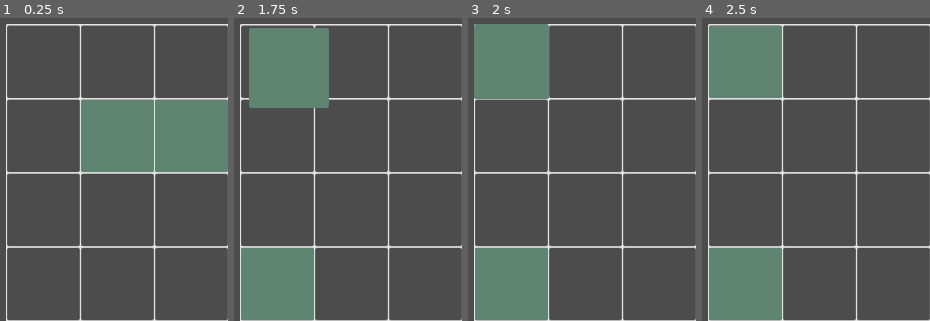
Above: before the commit, frames 1-4 (left to right).
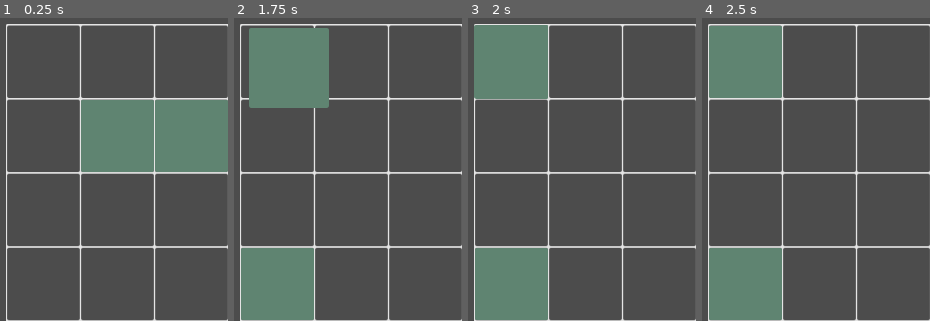
Above: after the commit, the same moments.

Repository: ax9880/genso-battle
Game: Godot game, scene res://Main.tscn
Two runs of this game, one before a commit and one after it. Both use one fixed random seed, a clock stepped at 60 frames per second and the inputs below.
Inputs (mouse positions are % of the whole screen's width and height, from its top left):
- Up to frame 1 (0.25 s): no input
- Up to frame 2 (1.75 s): tap Enter at 0.5 s; drag from (26, 19) to (10, 44) at 0.52 s; drag from (42, 19) to (10, 7) at 1.27 s
- Up to frame 3 (2 s): no input
- Up to frame 4 (2.5 s): move the mouse to (62, 9) at 2.02 s; click (62, 9) at 2.17 s
The pictures show only the part of the screen within x 0-50%, y 0-50%; the shares and areas given below are measured in that part.

Frames 1-2 are identical in both runs. In frame 3, 0.2% of the frame differs, in the area x 2-36%, y 1-27%; in frame 4, nothing differs.

Commit message:
If unit is snapping (it was just released) then the on cell exited callbacks are ignored

Diff:
--- a/Grid.gd
+++ b/Grid.gd
@@ -80,9 +80,8 @@
 
 	var active_unit = area.get_unit()
 
-	if cell.unit != active_unit:
-
-		pass
+	if active_unit.is_snapping():
+		return
 
 	var _is_present: bool = active_unit_entered_cells.erase(cell.name)
 
@@ -136,21 +135,20 @@
 	next_active_cell.unit = active_unit
 	last_valid_cell.unit = unit_to_swap
 
-	print("Swapped from %s to %s" % [next_active_cell.coordinates, last_valid_cell.coordinates])
+	if unit_to_swap != null and active_unit != unit_to_swap:
+		print("Swapped from %s to %s" % [next_active_cell.coordinates, last_valid_cell.coordinates])
 
-	if unit_to_swap != null and active_unit != unit_to_swap:
 		unit_to_swap.move_to_new_cell(last_valid_cell.position)
 
 
 func _on_Unit_released(unit: Node2D, unit_position: Vector2) -> void:
 	var cell_origin: Vector2 = Vector2.ZERO
-
 	var selected_cell: CellArea2D = _find_closest_cell(unit.position)
 
 	# FIXME: The other branches may not be necessary
 	# The null check may not be necessary either
 	if selected_cell != null:
-		if selected_cell.unit == null or selected_cell.unit == unit:
+		if false: #selected_cell.unit == null or selected_cell.unit == unit:
 			active_unit_current_cell.unit = null
 			selected_cell.unit = unit
 			cell_origin = selected_cell.position
@@ -179,6 +177,8 @@
 
 	unit.snap_to_grid(cell_origin)
 
+	# TODO: do this when it's the player's turn
+	# TODO: add drag timer
 	for other_unit in $Units.get_children():
 		other_unit.enable_selection_area()
 
--- a/Unit.gd
+++ b/Unit.gd
@@ -14,7 +14,7 @@
 ## Exports
 
 export var velocity_pixels_per_second: float = 10.0
-export var snap_velocity_pixels_per_second: float = 100.0
+export var snap_velocity_pixels_per_second: float = 200.0
 export var swap_velocity_pixels_per_second: float = 200.0
 export var max_velocity_pixels_per_second: float = 2048.0 # 2048
 
@@ -117,6 +117,10 @@
 	tween.start()
 
 
+func is_snapping() -> bool:
+	return current_state == STATE.SNAPPING_TO_GRID
+
+
 func _pick_up() -> void:
 	if current_state == STATE.IDLE:
 		self.current_state = STATE.PICKED_UP
